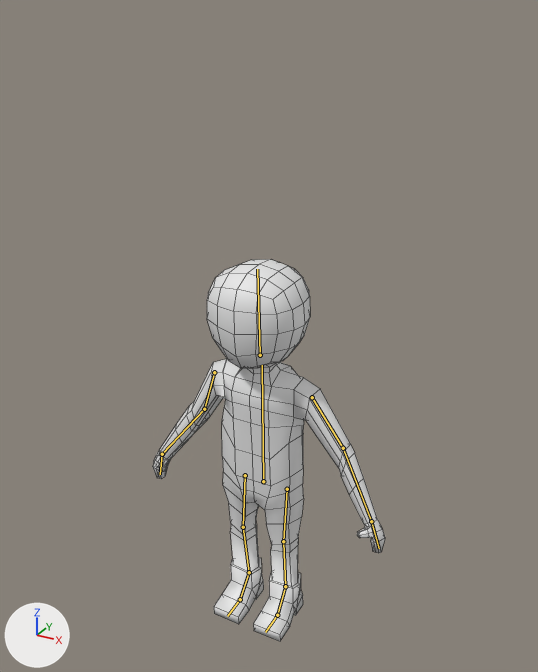
One commit to the Blender file KinderGardenBattle/Assets/Resources/Le perso animé.blend: the scene before it, then after it.
Rendered twice from a 50 mm camera at (11.2, -19.8, 13.9) aimed at (-0.3, 1.0, 3.5). Every picture has the same lights, and +X, +Y and +Z are marked at lower left. The bones that bend it are drawn over the model as lines. Mesh edges are drawn as thin lines.
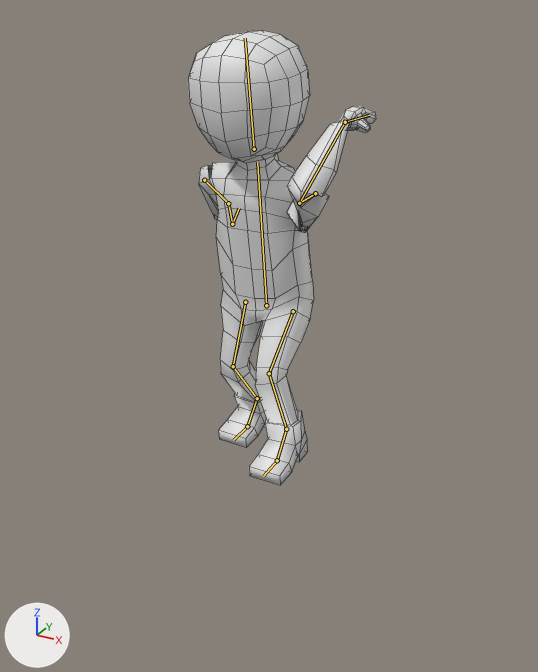
The newer file adds an action. The first version stands in its rest pose; the second is drawn at frame 15 of the action 'Je suis un healer'.

Location of each change, [x1, y1, x2, y2] in pixels of the pictures (538 x 672 px):
'Cube', posed (24% narrower, 34% taller)
    before: [153, 359, 385, 641]
    after: [199, 106, 376, 485]
'Cube.001', posed (18% wider, 21% taller)
    before: [207, 259, 310, 369]
    after: [188, 30, 310, 163]
bone 'Corps', root to tip
    before: (263, 481) to (262, 365)
    after: (266, 305) to (257, 162)
bone 'Bras.R', root to tip
    before: (214, 372) to (204, 409)
    after: (204, 180) to (228, 203)
bone 'Avant-Bras.R', root to tip
    before: (204, 409) to (162, 454)
    after: (228, 203) to (232, 224)
bone 'Main.R', root to tip
    before: (162, 454) to (160, 474)
    after: (232, 224) to (239, 208)
bone 'Bras.L', root to tip
    before: (312, 397) to (343, 448)
    after: (315, 193) to (299, 203)
bone 'Avant-Bras.L', root to tip
    before: (343, 448) to (371, 521)
    after: (299, 203) to (345, 122)
bone 'Main.L', root to tip
    before: (371, 521) to (379, 548)
    after: (345, 122) to (369, 115)

The edits, one by one:
Bone 'Corps' (bone_corps) moves from (0.0, 0.0, 0.0) to (0.14, 6.91, -0.1).
Bone 'Corps' (bone_corps) turns from (0, 0, 0) to (6, 0, 0) degrees about its own x, y and z.
Bone 'Bras.R' (bone_bras_r) turns from (0, 0, 0) to (-37, 0, 0) degrees about its own x, y and z.
Bone 'Avant-Bras.R' (bone_avant_bras_r) turns from (0, 0, 0) to (3, -10, -28) degrees about its own x, y and z.
Bone 'Main.R' (bone_main_r) turns from (0, 0, 0) to (29, 8, -23) degrees about its own x, y and z.
Bone 'Bras.L' (bone_bras_l) turns from (0, 0, 0) to (112, -7, -10) degrees about its own x, y and z.
Bone 'Avant-Bras.L' (bone_avant_bras_l) turns from (0, 0, 0) to (46, -16, -106) degrees about its own x, y and z.
Bone 'Main.L' (bone_main_l) turns from (0, 0, 0) to (-32, -101, -36) degrees about its own x, y and z.
Bone 'Pied fixe.L' (bone_pied_fixe_l) moves from (0.0, 0.0, 0.0) to (-0.35, -5.34, 5.65).
Bone 'Pied fixe.R' (bone_pied_fixe_r) moves from (0.0, 0.0, 0.0) to (-0.13, -6.26, 4.31).
